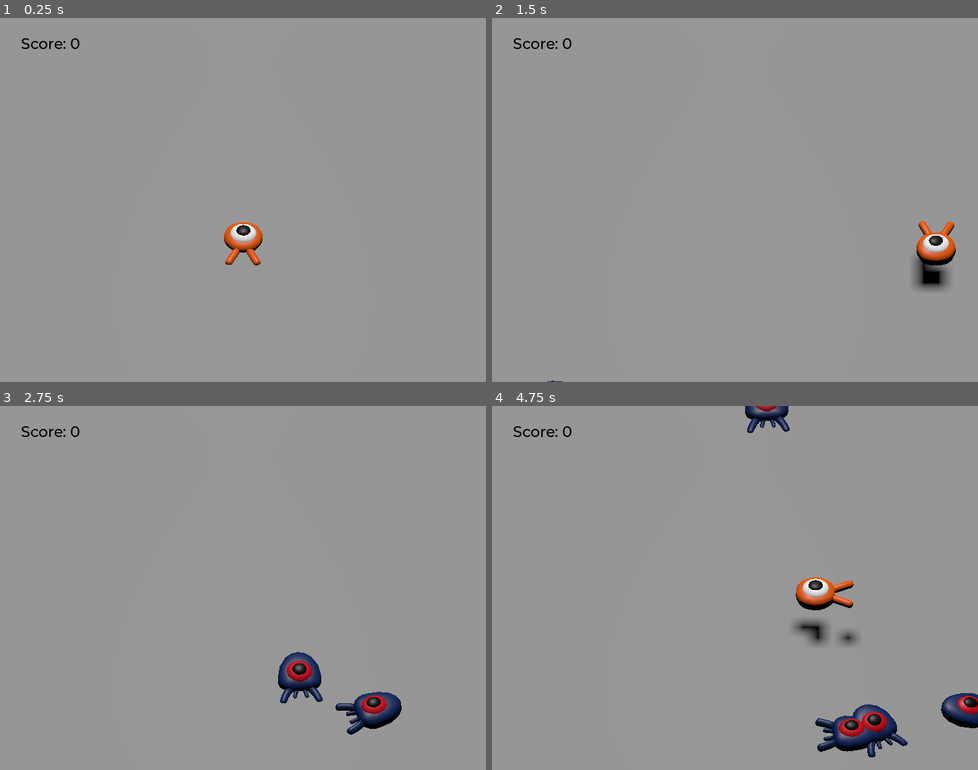
Above: before the commit, frames 1-4 (two rows, left to right).
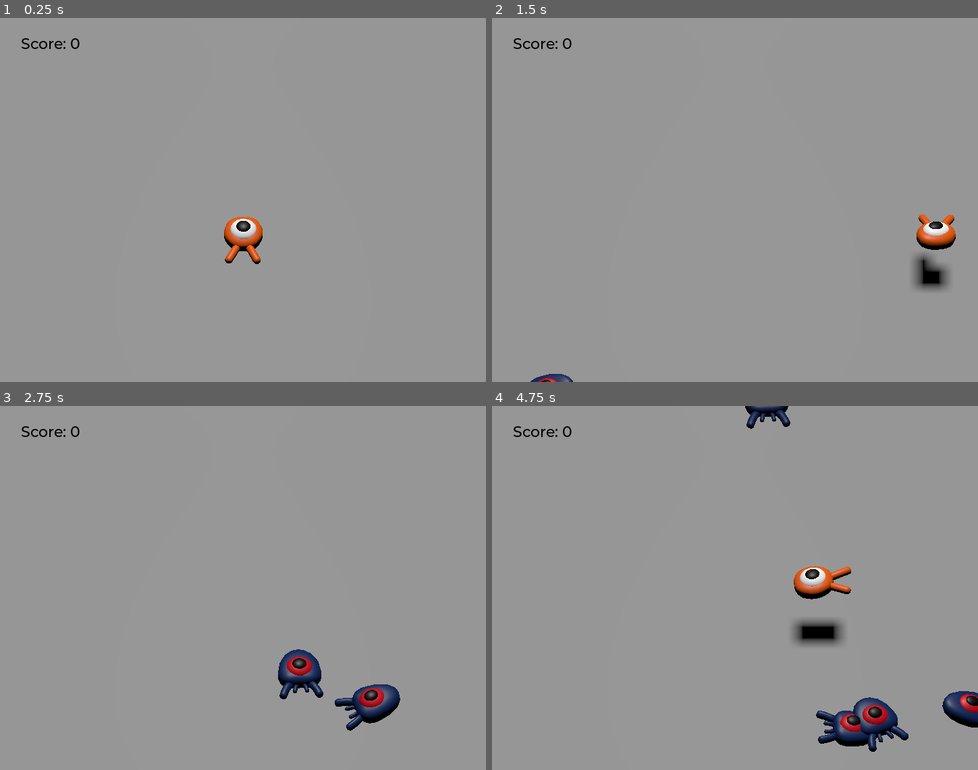
Above: after the commit, the same moments.

Repository: lainfox/dodge-the-creeps-3d
Game: Godot game, scene res://main.tscn
Two runs of this game, one before a commit and one after it. Both use one fixed random seed, a clock stepped at 60 frames per second and the inputs below.
Inputs:
- Up to frame 1 (0.25 s): no input
- Up to frame 2 (1.5 s): tap Enter (ui_accept) at 0.5 s; hold D (move_right) 0.53-1.28 s; tap Space (jump) at 0.6, 0.77, 1.07, 1.35 s; hold S (move_back) from 1.28 s (still down)
- Up to frame 3 (2.75 s): tap Space (jump) at 1.52, 1.82, 2.1 s; release S (move_back) at 2.03 s; hold D (move_right) from 2.03 s (still down)
- Up to frame 4 (4.75 s): release D (move_right) at 2.78 s; hold W (move_forward) 2.78-3.53 s; tap Space (jump) at 2.85, 3.02, 3.32, 3.6, 3.77, 4.07, 4.35, 4.52 s; hold A (move_left) from 3.53 s (still down)

The runs differ from the first frame. In frame 1, 0.7% of the frame differs, in the area x 46-55%, y 54-68%; in frame 2, 1.1%; in frame 3, 1.9%; in frame 4, 4.1%, in the area x 52-100%, y 0-97%.

Commit message:
Character animation¶

Diff:
--- a/main.tscn
+++ b/main.tscn
@@ -34,7 +34,7 @@
 mob_scene = ExtResource("2_jfht1")
 
 [node name="Ground" type="StaticBody3D" parent="."]
-transform = Transform3D(1, 0, 0, 0, 1, 0, 0, 0, 1, 0, -1, 0)
+transform = Transform3D(1, 0, 0, 0, 1, 0, 0, 0, 1, 2.08165e-12, -1, 2.08165e-12)
 collision_layer = 4
 collision_mask = 0
 
@@ -50,6 +50,7 @@
 shadow_enabled = true
 
 [node name="Player" parent="." instance=ExtResource("1_ewq42")]
+transform = Transform3D(1, 0, 0, 0, 1, 0, 0, 0, 1, 0, 0.4, 0)
 
 [node name="CameraPivot" type="Marker3D" parent="."]
 transform = Transform3D(1, 0, 0, 0, 0.707107, 0.707107, 0, -0.707107, 0.707107, 0, 8.86381, 0)
--- a/mob.gd
+++ b/mob.gd
@@ -28,7 +28,7 @@
 	# We then rotate the velocity vector based on the mob's Y rotation
 	# in order to move in the direction the mob is looking.
 	velocity = velocity.rotated(Vector3.UP, rotation.y)
-
+	$AnimationPlayer.speed_scale = random_speed / min_speed
 
 
 func _on_visible_on_screen_notifier_3d_screen_exited() -> void:
--- a/mob.tscn
+++ b/mob.tscn
@@ -1,10 +1,44 @@
-[gd_scene load_steps=4 format=3 uid="uid://q82ffj5n7sna"]
+[gd_scene load_steps=6 format=3 uid="uid://q82ffj5n7sna"]
 
 [ext_resource type="Script" path="res://mob.gd" id="1_s3sxr"]
 [ext_resource type="PackedScene" uid="uid://wmxc68bbtk7o" path="res://art/mob.glb" id="2_hed23"]
 
 [sub_resource type="BoxShape3D" id="BoxShape3D_r080r"]
 size = Vector3(1.7218, 0.976303, 2.29984)
+
+[sub_resource type="Animation" id="Animation_cr0hd"]
+resource_name = "float"
+length = 1.2
+loop_mode = 1
+tracks/0/type = "value"
+tracks/0/imported = false
+tracks/0/enabled = true
+tracks/0/path = NodePath("Pivot/Character:position")
+tracks/0/interp = 1
+tracks/0/loop_wrap = true
+tracks/0/keys = {
+"times": PackedFloat32Array(0.3, 0.7, 1.2),
+"transitions": PackedFloat32Array(0.420448, 0.435275, 2.07053),
+"update": 0,
+"values": [Vector3(0, 0, 0), Vector3(2.08165e-12, 0.65, 2.08165e-12), Vector3(2.08165e-12, 0.35, 2.08165e-12)]
+}
+tracks/1/type = "value"
+tracks/1/imported = false
+tracks/1/enabled = true
+tracks/1/path = NodePath("Pivot/Character:rotation")
+tracks/1/interp = 1
+tracks/1/loop_wrap = true
+tracks/1/keys = {
+"times": PackedFloat32Array(0.1, 0.5, 1.2),
+"transitions": PackedFloat32Array(0.420448, 0.435275, 2.07053),
+"update": 0,
+"values": [Vector3(0, 0, 0), Vector3(0.139626, 3.48787e-16, 3.48787e-16), Vector3(-0.15708, 3.48787e-16, 3.48787e-16)]
+}
+
+[sub_resource type="AnimationLibrary" id="AnimationLibrary_34f5m"]
+_data = {
+"float": SubResource("Animation_cr0hd")
+}
 
 [node name="Mob" type="CharacterBody3D" groups=["mob"]]
 collision_layer = 2
@@ -14,12 +48,14 @@
 [node name="Pivot" type="Node3D" parent="."]
 
 [node name="Character" parent="Pivot" instance=ExtResource("2_hed23")]
+transform = Transform3D(1, -3.02298e-16, 3.45675e-16, 3.45675e-16, 0.991077, -0.133288, -3.02298e-16, 0.133288, 0.991077, 1.7099e-12, 0.53392, 1.7099e-12)
 
 [node name="CollisionShape3D" type="CollisionShape3D" parent="."]
 transform = Transform3D(1, 0, 0, 0, 1, 0, 0, 0, 1, -0.0142212, 0.296181, -0.153061)
 shape = SubResource("BoxShape3D_r080r")
 
-[node name="VisibleOnScreenNotifier3D" type="VisibleOnScreenNotifier3D" parent="."]
-aabb = AABB(-1.22573, -1, -1.94715, 2.45146, 2, 3.8943)
-
-[connection signal="screen_exited" from="VisibleOnScreenNotifier3D" to="." method="_on_visible_on_screen_notifier_3d_screen_exited"]
+[node name="AnimationPlayer" type="AnimationPlayer" parent="."]
+libraries = {
+"": SubResource("AnimationLibrary_34f5m")
+}
+autoplay = "float"
--- a/player.gd
+++ b/player.gd
@@ -39,6 +39,9 @@
 		direction = direction.normalized()
 		# Setting the basis property will affect the rotation of the node.
 		$Pivot.basis = Basis.looking_at(direction)
+		$AnimationPlayer.speed_scale = 4
+	else:
+		$AnimationPlayer.speed_scale = 1
 
 	# Ground Velocity
 	target_velocity.x = direction.x * speed
@@ -65,7 +68,7 @@
 		if collision.get_collider().is_in_group("mob"):
 			var mob = collision.get_collider()
 			# we check that we are hitting it from above.
-			if Vector3.UP.dot(collision.get_normal()) > 0.5:
+			if Vector3.UP.dot(collision.get_normal()) > 0.3:
 				# If so, we squash it and bounce.
 				mob.squash()
 				target_velocity.y = bounce_impulse
@@ -78,6 +81,8 @@
 	print("Move!!!", velocity)
 	move_and_slide()
 
+	$Pivot.rotation.x = PI / 6 * velocity.y / jump_impulse
+
 
 func die() -> void:
 	hit.emit()
--- a/player.tscn
+++ b/player.tscn
@@ -11,6 +11,68 @@
 height = 0.277122
 radius = 1.0
 
+[sub_resource type="Animation" id="Animation_3hviq"]
+length = 0.001
+tracks/0/type = "value"
+tracks/0/imported = false
+tracks/0/enabled = true
+tracks/0/path = NodePath("Pivot/Character:position")
+tracks/0/interp = 1
+tracks/0/loop_wrap = true
+tracks/0/keys = {
+"times": PackedFloat32Array(0),
+"transitions": PackedFloat32Array(1),
+"update": 0,
+"values": [Vector3(0, 0, 0)]
+}
+tracks/1/type = "value"
+tracks/1/imported = false
+tracks/1/enabled = true
+tracks/1/path = NodePath("Pivot/Character:rotation")
+tracks/1/interp = 1
+tracks/1/loop_wrap = true
+tracks/1/keys = {
+"times": PackedFloat32Array(0),
+"transitions": PackedFloat32Array(1),
+"update": 0,
+"values": [Vector3(0, 0, 0)]
+}
+
+[sub_resource type="Animation" id="Animation_ml041"]
+resource_name = "float"
+length = 1.2
+loop_mode = 1
+tracks/0/type = "value"
+tracks/0/imported = false
+tracks/0/enabled = true
+tracks/0/path = NodePath("Pivot/Character:position")
+tracks/0/interp = 1
+tracks/0/loop_wrap = true
+tracks/0/keys = {
+"times": PackedFloat32Array(0.3, 0.7, 1.2),
+"transitions": PackedFloat32Array(0.420448, 0.435275, 2.07053),
+"update": 0,
+"values": [Vector3(0, 0, 0), Vector3(2.08165e-12, 0.65, 2.08165e-12), Vector3(2.08165e-12, 0.35, 2.08165e-12)]
+}
+tracks/1/type = "value"
+tracks/1/imported = false
+tracks/1/enabled = true
+tracks/1/path = NodePath("Pivot/Character:rotation")
+tracks/1/interp = 1
+tracks/1/loop_wrap = true
+tracks/1/keys = {
+"times": PackedFloat32Array(0.1, 0.5, 1.2),
+"transitions": PackedFloat32Array(0.420448, 0.435275, 2.07053),
+"update": 0,
+"values": [Vector3(0, 0, 0), Vector3(0.139626, 3.48787e-16, 3.48787e-16), Vector3(-0.15708, 3.48787e-16, 3.48787e-16)]
+}
+
+[sub_resource type="AnimationLibrary" id="AnimationLibrary_hqevm"]
+_data = {
+"RESET": SubResource("Animation_3hviq"),
+"float": SubResource("Animation_ml041")
+}
+
 [node name="Player" type="CharacterBody3D"]
 collision_mask = 6
 script = ExtResource("1_2rbfq")
@@ -20,10 +82,11 @@
 [node name="Character" parent="Pivot" instance=ExtResource("1_q1iqx")]
 
 [node name="CollisionShape3D" type="CollisionShape3D" parent="."]
-transform = Transform3D(1, 0, 0, 0, 1, 0, 0, 0, 1, 0, 1.02625, 0)
+transform = Transform3D(1, 0, 0, 0, 1, 0, 0, 0, 1, 0, 0.775383, 0)
 shape = SubResource("SphereShape3D_4ligy")
 
 [node name="MobDetector" type="Area3D" parent="."]
+transform = Transform3D(1, 0, 0, 0, 1, 0, 0, 0, 1, 0, -0.238003, 0)
 collision_layer = 0
 collision_mask = 2
 monitorable = false
@@ -32,4 +95,10 @@
 transform = Transform3D(1, 0, 0, 0, 1, 0, 0, 0, 1, 0, 0.74703, 0)
 shape = SubResource("CylinderShape3D_6j8w5")
 
+[node name="AnimationPlayer" type="AnimationPlayer" parent="."]
+libraries = {
+"": SubResource("AnimationLibrary_hqevm")
+}
+autoplay = "float"
+
 [connection signal="body_entered" from="MobDetector" to="." method="_on_mob_detector_body_entered"]
Not shown: 1 places in player.tscn that only renumber resources
